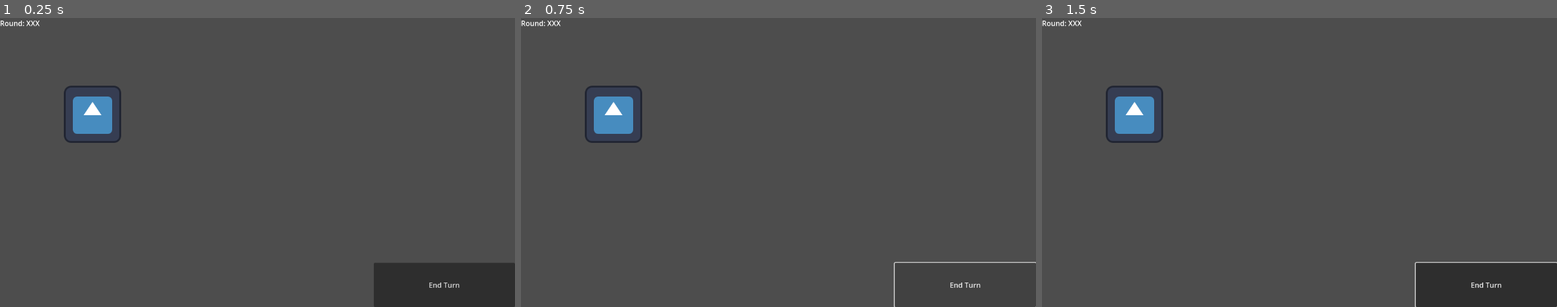
Above: before the commit, frames 1-3 (left to right).
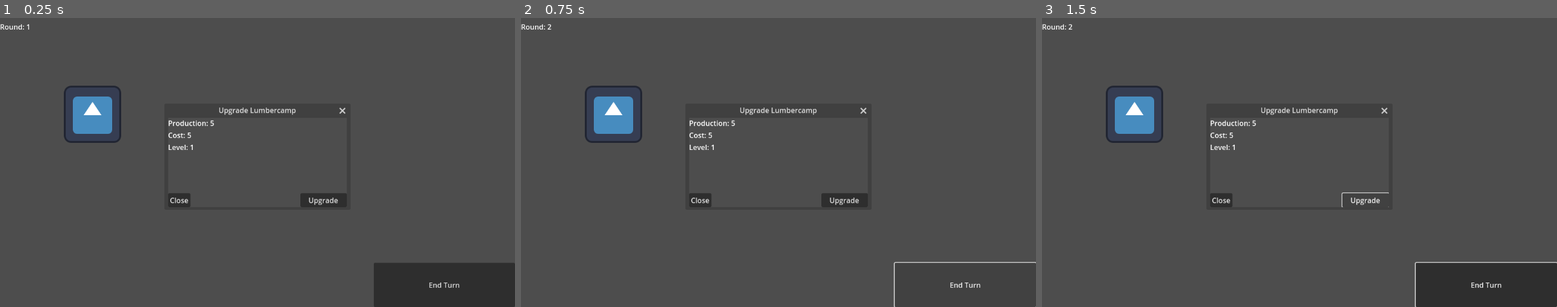
Above: after the commit, the same moments.

Repository: TheSephyr/Miner
Game: Godot game, scene res://main_game_scene.tscn
Two runs of this game, one before a commit and one after it. Both use one fixed random seed, a clock stepped at 60 frames per second and the inputs below. The engine's default icon, where the game draws it, is replaced by a stand-in: a white triangle on a blue panel in a dark square.
Inputs (mouse positions are in pixels of both pictures, inside the frame that each line leads up to):
- Up to frame 1 (0.25 s): no input
- Up to frame 2 (0.75 s): click "End Turn" at 0.5 s
- Up to frame 3 (1.5 s): click (1366, 200) at 1.25 s, where only the run after the commit has a clickable "Upgrade"

The runs differ from the first frame. In frame 1, 1.0% of the frame differs, in the area x 0-68%, y 0-66%; in frame 2, 1.0%; in frame 3, 0.7%.

Commit message:
Small update

Diff:
--- /dev/null
+++ b/BuildingWindow.gd
@@ -0,0 +1,14 @@
+extends Window
+
+var level = 1
+var currentProduction = 5
+var upgradeCost = 5
+
+# Called when the node enters the scene tree for the first time.
+func _ready():
+	pass # Replace with function body.
+
+
+# Called every frame. 'delta' is the elapsed time since the previous frame.
+func _process(delta):
+	pass
--- /dev/null
+++ b/StoneMiner.gd
@@ -0,0 +1,15 @@
+extends Node2D
+
+
+# Called when the node enters the scene tree for the first time.
+func _ready():
+	pass # Replace with function body.
+
+
+# Called every frame. 'delta' is the elapsed time since the previous frame.
+func _process(delta):
+	pass
+
+
+func _on_static_body_2d_mouse_entered():
+	print("entered")
--- a/lumbercamp.gd
+++ b/lumbercamp.gd
@@ -1,6 +1,6 @@
 extends Node2D
 
-@onready var lumbercampDialg = $Window
+@onready var lumbercampDialog = $Window
 
 # Called when the node enters the scene tree for the first time.
 func _ready():
@@ -13,4 +13,21 @@
 
 
 func _on_static_body_2d_input_event(viewport, event, shape_idx):
+	if event is InputEventMouseButton:
+		lumbercampDialog.visible = true
+		print("click")
+
+
+func _on_static_body_2d_mouse_entered():
+	print("mouseEntered")
 	pass # Replace with function body.
+
+
+func _on_window_mouse_entered():
+	print("Window")
+	pass # Replace with function body.
+
+
+func _on_window_close_requested():
+	lumbercampDialog.visible = false
+	print("close")
--- a/lumbercamp.tscn
+++ b/lumbercamp.tscn
@@ -1,7 +1,8 @@
-[gd_scene load_steps=4 format=3 uid="uid://bgk2711fs817b"]
+[gd_scene load_steps=5 format=3 uid="uid://bgk2711fs817b"]
 
 [ext_resource type="Texture2D" uid="uid://tcxawwtwjkef" path="res://icon.svg" id="1_l45ll"]
 [ext_resource type="Script" path="res://lumbercamp.gd" id="2_v0wev"]
+[ext_resource type="PackedScene" uid="uid://onne1wqliiwl" path="res://upgrade_window.tscn" id="2_v5lmh"]
 
 [sub_resource type="RectangleShape2D" id="RectangleShape2D_2q28j"]
 size = Vector2(129, 130)
@@ -9,18 +10,16 @@
 [node name="Lumbercamp" type="Node2D"]
 script = ExtResource("2_v0wev")
 
+[node name="UpgradeWindow" parent="." instance=ExtResource("2_v5lmh")]
+
 [node name="Sprite2D" type="Sprite2D" parent="."]
 texture = ExtResource("1_l45ll")
 
-[node name="Window" type="Window" parent="Sprite2D"]
-title = "Upgrade Lumbercamp"
-initial_position = 1
-visible = false
-
 [node name="StaticBody2D" type="StaticBody2D" parent="."]
+input_pickable = true
 
 [node name="CollisionShape2D" type="CollisionShape2D" parent="StaticBody2D"]
-position = Vector2(0.5, 0)
 shape = SubResource("RectangleShape2D_2q28j")
 
-[connection signal="input_event" from="StaticBody2D" to="Sprite2D" method="_on_static_body_2d_input_event"]
+[connection signal="input_event" from="StaticBody2D" to="." method="_on_static_body_2d_input_event"]
+[connection signal="mouse_entered" from="StaticBody2D" to="." method="_on_static_body_2d_mouse_entered"]
--- a/main_game_scene.gd
+++ b/main_game_scene.gd
@@ -1,11 +1,21 @@
 extends Node2D
 
+@onready var roundCounterLabel = $CanvasLayer/RoundHBoxContainer/RoundCounterLabel
 
+var roundCounter = 0
 # Called when the node enters the scene tree for the first time.
 func _ready():
-	pass # Replace with function body.
+	updateRoundCounter()
 
 
 # Called every frame. 'delta' is the elapsed time since the previous frame.
 func _process(delta):
 	pass
+
+
+func _on_next_round_button_button_down():
+	updateRoundCounter()
+
+func updateRoundCounter():
+	roundCounter = roundCounter + 1
+	roundCounterLabel.text = str(roundCounter)
--- a/main_game_scene.tscn
+++ b/main_game_scene.tscn
@@ -11,7 +11,7 @@
 
 [node name="CanvasLayer" type="CanvasLayer" parent="."]
 
-[node name="RoundButton" type="Button" parent="CanvasLayer"]
+[node name="NextRoundButton" type="Button" parent="CanvasLayer"]
 anchors_preset = 3
 anchor_left = 1.0
 anchor_top = 1.0
@@ -24,7 +24,16 @@
 size_flags_vertical = 8
 text = "End Turn"
 
-[node name="NextRountLabel" type="Label" parent="CanvasLayer"]
+[node name="RoundHBoxContainer" type="HBoxContainer" parent="CanvasLayer"]
 offset_right = 40.0
-offset_bottom = 23.0
-text = "Round: XXX"
+offset_bottom = 40.0
+
+[node name="RoundLabel" type="Label" parent="CanvasLayer/RoundHBoxContainer"]
+layout_mode = 2
+text = "Round:"
+
+[node name="RoundCounterLabel" type="Label" parent="CanvasLayer/RoundHBoxContainer"]
+layout_mode = 2
+text = "XXX"
+
+[connection signal="button_down" from="CanvasLayer/NextRoundButton" to="." method="_on_next_round_button_button_down"]
--- /dev/null
+++ b/stone_miner.tscn
@@ -0,0 +1,23 @@
+[gd_scene load_steps=4 format=3 uid="uid://xoy0k0v41mdg"]
+
+[ext_resource type="Script" path="res://StoneMiner.gd" id="1_86i4u"]
+[ext_resource type="Texture2D" uid="uid://tcxawwtwjkef" path="res://icon.svg" id="2_esthi"]
+
+[sub_resource type="RectangleShape2D" id="RectangleShape2D_kqg56"]
+size = Vector2(160, 147)
+
+[node name="StoneMiner" type="Node2D"]
+script = ExtResource("1_86i4u")
+
+[node name="StaticBody2D" type="StaticBody2D" parent="."]
+input_pickable = true
+
+[node name="Sprite2D" type="Sprite2D" parent="StaticBody2D"]
+position = Vector2(488, 295)
+texture = ExtResource("2_esthi")
+
+[node name="CollisionShape2D" type="CollisionShape2D" parent="StaticBody2D"]
+position = Vector2(479, 301.5)
+shape = SubResource("RectangleShape2D_kqg56")
+
+[connection signal="mouse_entered" from="StaticBody2D" to="." method="_on_static_body_2d_mouse_entered"]
--- /dev/null
+++ b/upgrade_window.tscn
@@ -0,0 +1,67 @@
+[gd_scene load_steps=2 format=3 uid="uid://onne1wqliiwl"]
+
+[ext_resource type="Script" path="res://BuildingWindow.gd" id="1_ymgay"]
+
+[node name="Window" type="Window"]
+title = "Upgrade Lumbercamp"
+initial_position = 1
+size = Vector2i(400, 200)
+script = ExtResource("1_ymgay")
+
+[node name="InfoVBoxContainer" type="VBoxContainer" parent="."]
+offset_right = 40.0
+offset_bottom = 40.0
+
+[node name="ProductionHBoxContainer" type="HBoxContainer" parent="InfoVBoxContainer"]
+layout_mode = 2
+
+[node name="ProductionLabel" type="Label" parent="InfoVBoxContainer/ProductionHBoxContainer"]
+layout_mode = 2
+text = "Production:"
+
+[node name="ProducationValueLabel" type="Label" parent="InfoVBoxContainer/ProductionHBoxContainer"]
+layout_mode = 2
+text = "5"
+
+[node name="CostHBoxContainer2" type="HBoxContainer" parent="InfoVBoxContainer"]
+layout_mode = 2
+
+[node name="CostLabel" type="Label" parent="InfoVBoxContainer/CostHBoxContainer2"]
+layout_mode = 2
+text = "Cost:"
+
+[node name="CostValueLabel" type="Label" parent="InfoVBoxContainer/CostHBoxContainer2"]
+layout_mode = 2
+text = "5"
+
+[node name="LevelHBoxContainer" type="HBoxContainer" parent="InfoVBoxContainer"]
+layout_mode = 2
+
+[node name="LevelLabel" type="Label" parent="InfoVBoxContainer/LevelHBoxContainer"]
+layout_mode = 2
+text = "Level:"
+
+[node name="LevelValueLabel" type="Label" parent="InfoVBoxContainer/LevelHBoxContainer"]
+layout_mode = 2
+text = "1"
+
+[node name="UpgradeButton" type="Button" parent="."]
+anchors_preset = 3
+anchor_left = 1.0
+anchor_top = 1.0
+anchor_right = 1.0
+anchor_bottom = 1.0
+offset_left = -104.0
+offset_top = -31.0
+grow_horizontal = 0
+grow_vertical = 0
+text = "Upgrade"
+
+[node name="CloseButton" type="Button" parent="."]
+anchors_preset = 2
+anchor_top = 1.0
+anchor_bottom = 1.0
+offset_top = -31.0
+offset_right = 50.0
+grow_vertical = 0
+text = "Close"
